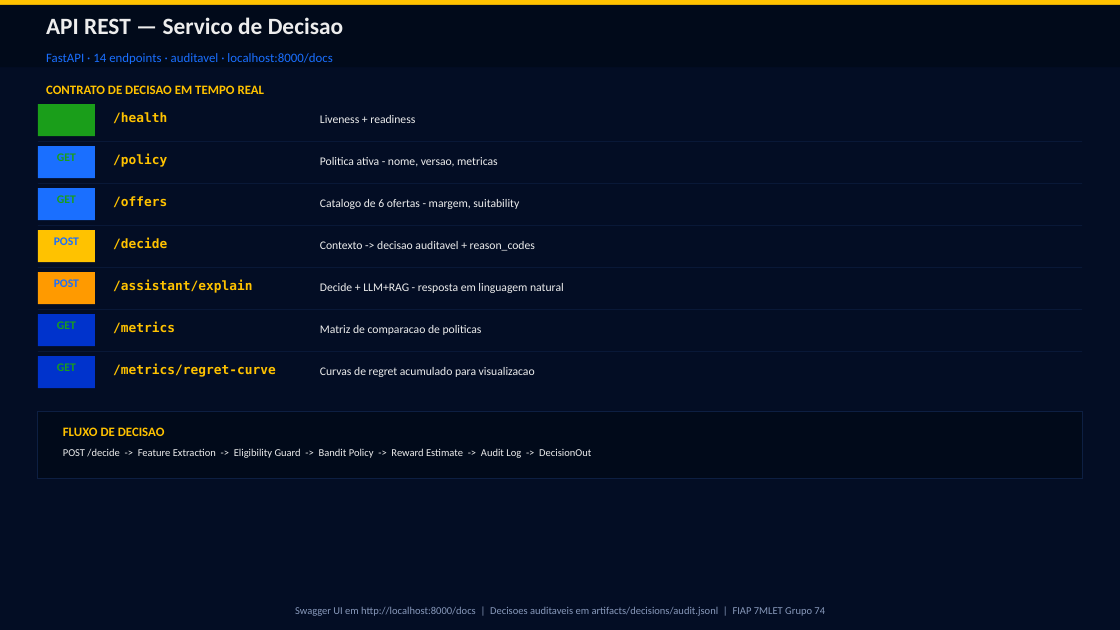
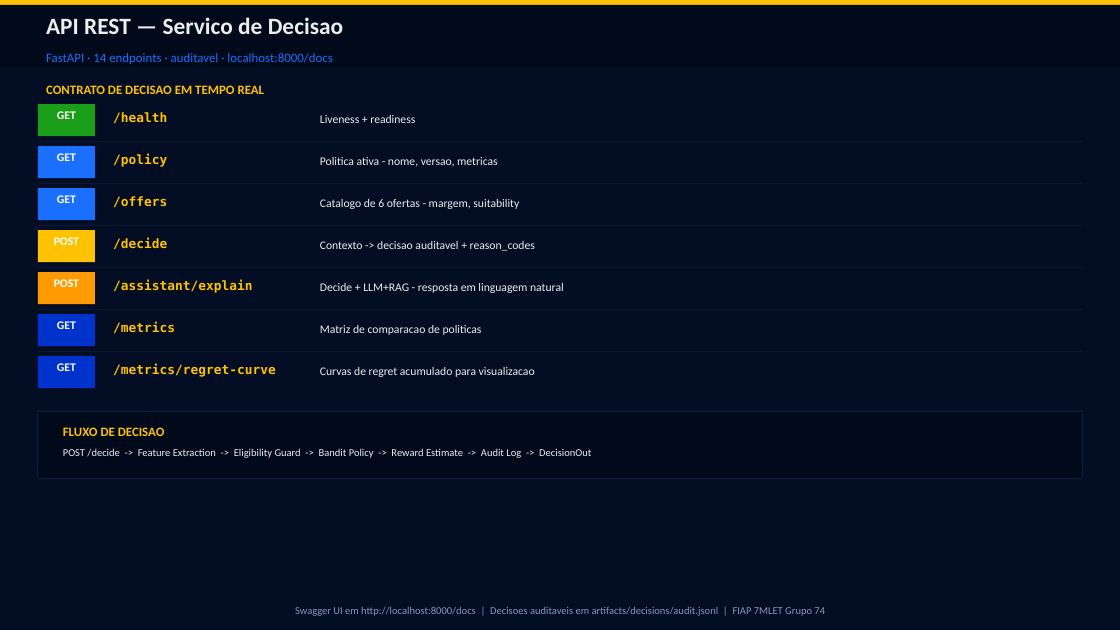
Before and after one commit to dionebraga/datathon-7mlet-grupo-74, a slide deck: slide 23 of docs/Adaptive-Offers-Pitch-Grupo74.pptx. Drawn at 1120x630 pixels with LibreOffice and Linux fonts; fonts in the diff are those of the drawing. Boxes give left, top, right and bottom in pixels: in the first picture for what was removed or moved away, otherwise in the second. Text is boxed around its words. In the diff, an @@ line names an element or a change of style, - is before the commit and + after.

```diff
--- a/docs/Adaptive-Offers-Pitch-Grupo74.pptx
+++ b/docs/Adaptive-Offers-Pitch-Grupo74.pptx
@@ text added at (57,111,76,119), 10 pt, text #FFFFFF, bold @@
+GET
@@ text "POST" at (54,237,79,245): text colour #1A6FFF to #FFFFFF @@
@@ text "POST" at (54,279,79,287): text colour #1A6FFF to #FFFFFF @@
@@ text colour #1A9E1A to #FFFFFF in 4 elements at (57,153,76,161), (57,195,76,203), (57,321,76,329), (57,363,76,371) @@
```
Also in this commit, not shown: 1 other slide changed, 3 other files.
